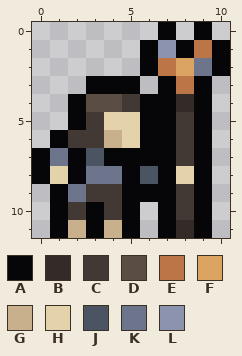
Pixel-art sprite -- src/textures/unit1.png. The first picture shows the starting point.
The file is 11x12 pixels.
Palette (. is transparent): A #060608  B #322b28  C #423934  D #5a4e44  E #bb7547  F #dba463  G #c7b08b  H #e4d2aa  J #4a5462  K #6d758d  L #8b93af
Pixels before, first column x 0:
 0 .......A.A.
 1 ......ALAEA
 2 ......AEFKA
 3 ...AAA.AEA.
 4 ..ADDCAABA.
 5 ..ACHHAACA.
 6 .ACCGHAACA.
 7 AKAJAAAACA.
 8 AHAKKAJAHA.
 9 .AKCCAAACA.
10 .ACACA.ACA.
11 .AGAGA.ABA.
Once edited:
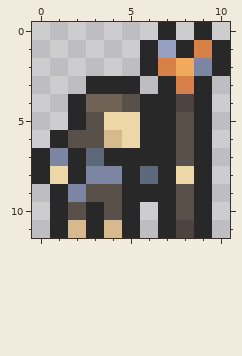
Diff:
colour A: #060608 -> #282828
colour B: #322b28 -> #4d4441
colour C: #423934 -> #5a504a
colour D: #5a4e44 -> #716256
colour E: #bb7547 -> #d78048
colour F: #dba463 -> #efab5b
colour G: #c7b08b -> #d6b98c
colour H: #e4d2aa -> #eed7a6
colour J: #4a5462 -> #5d697b
colour K: #6d758d -> #7c86a3
colour L: #8b93af -> #96a0c2
Where, in picture pixels (left, top, right, bottom), the same in both pictures:
changed: (32, 22, 230, 238)
